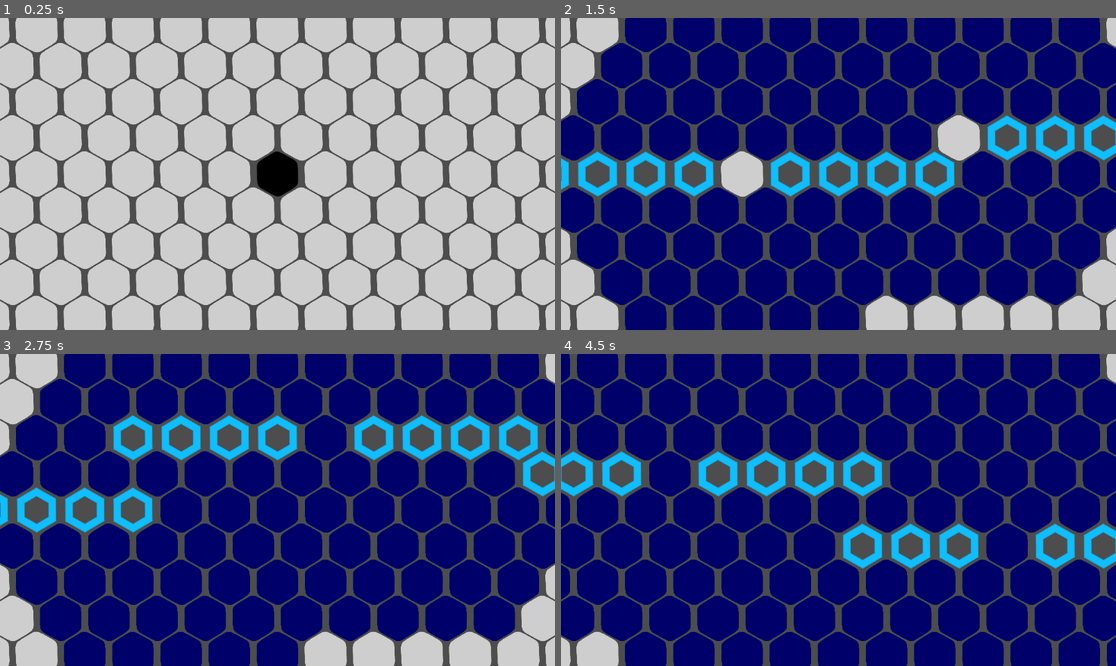
Above: before the commit, frames 1-4 (two rows, left to right).
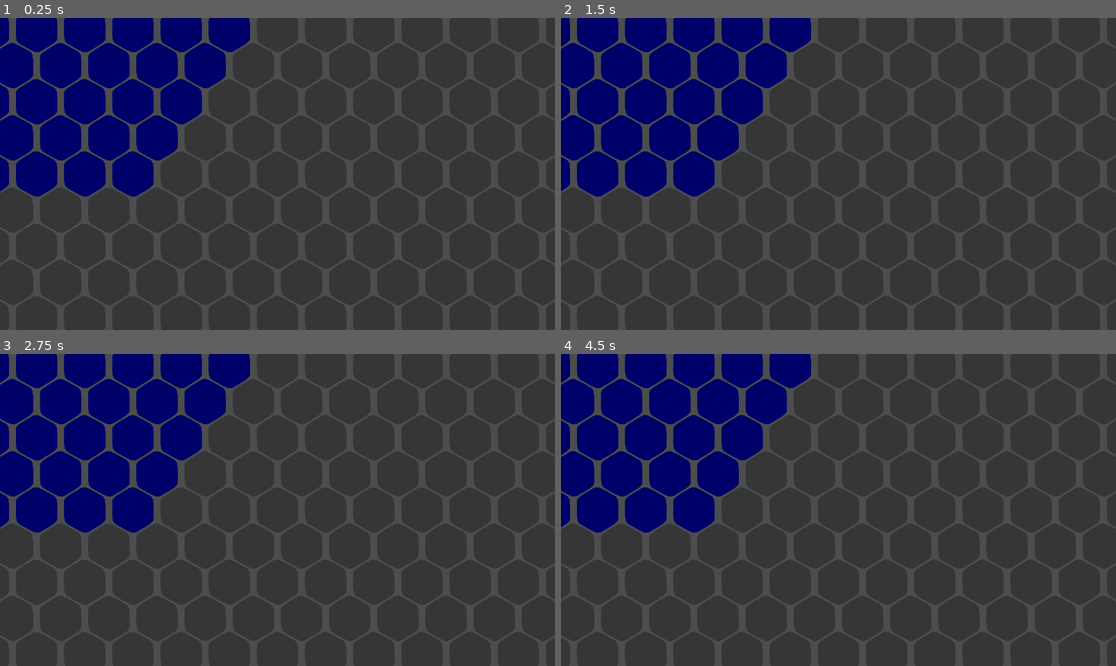
Above: after the commit, the same moments.

Repository: petesamerson/V-s-on
Game: Godot game, scene res://base_scene.tscn
Two runs of this game, one before a commit and one after it. Both use one fixed random seed, a clock stepped at 60 frames per second and the inputs below.
Inputs (mouse positions are in pixels of both pictures, inside the frame that each line leads up to):
- Up to frame 1 (0.25 s): no input
- Up to frame 2 (1.5 s): tap Enter at 0.5 s; move the mouse to (960, 158) at 0.52 s; click (960, 158) at 0.67 s; tap Space at 1.25 s; drag from (727, 189) to (810, 236) at 1.27 s
- Up to frame 3 (2.75 s): tap Enter at 2 s; move the mouse to (333, 441) at 2.02 s; click (333, 441) at 2.17 s
- Up to frame 4 (4.5 s): tap Space at 2.75, 4.25 s; drag from (810, 572) to (672, 463) at 2.77 s; tap Enter at 3.5 s; move the mouse to (1005, 556) at 3.52 s; click (1005, 556) at 3.67 s; drag from (672, 463) to (755, 432) at 4.27 s

The runs differ from the first frame. In frame 1, 87% of the frame differs, in the area x 0-100%, y 0-100%; in frame 2, 70%; in frame 3, 72%; in frame 4, 68%.

Commit message:
Vision range with move basic

Diff:
--- a/base_scene.tscn
+++ b/base_scene.tscn
@@ -82,7 +82,7 @@
 [sub_resource type="RectangleShape2D" id="RectangleShape2D_3lrhi"]
 
 [node name="BaseScene" type="Node2D"]
-metadata/_edit_horizontal_guides_ = [-6.0]
+metadata/_edit_horizontal_guides_ = [-6.0, 36.0, -55.0, -65.0]
 
 [node name="Board" type="TileMapLayer" parent="." node_paths=PackedStringArray("camera")]
 tile_map_data = PackedByteArray("AAAAAAEAAAAAAAAAAAABAAEAAAAAAAAAAAAAAAAAAAAAAAAAAAABAAAAAAAAAAAAAAACAAEAAAAAAAAAAAABAA …(5632 unchanged characters)…
--- a/board.gd
+++ b/board.gd
@@ -2,6 +2,8 @@
 
 
 @export var camera: Camera2D
+
+var Tiles = preload("res://tiles.gd")
 
 var board_center = Vector2i(10, 10)
 var board_size = 10
@@ -12,7 +14,7 @@
 	self.z_index = 0
 	board_tiles = get_hexagon_tiles(board_center, board_size)
 	for c in board_tiles:
-		set_cell(c, 12, Vector2i(0,0))
+		set_cell(c, Tiles.DARK_GREY, Vector2i(0,0))
 	pass # Replace with function body.
 
 # Called every frame. 'delta' is the elapsed time since the previous frame.
@@ -46,7 +48,8 @@
 	ani_offset = 0
 	cur_ani_x += 1
 
-
+func cell_in_board(cell: Vector2i) -> bool:
+	return cell in board_tiles
 
 func _unhandled_input(event: InputEvent) -> void:
 	if event is InputEventMouseButton and event.pressed and event.button_index == MOUSE_BUTTON_LEFT:
@@ -55,6 +58,7 @@
 			camera.get_global_mouse_position() - position
 		)
 		var cell = local_to_map(local)
+		print(["unhandle board", cell])
 
 		# set_cell(
 		# 	cell,
@@ -74,7 +78,7 @@
 		# else:
 		# 	draw_hex_tile_line(cell, Vector2i(cell.x + 5, cell.y), 5)
 		# 	player = 1
-		draw_vision_range(cell,4)
+		# draw_vision_range(cell,4)
 		# draw_hex_tile_line(cell,Vector2i(cell.x + 5, cell.y + 5), 8)
 
 		var tile_pos = map_to_local(Vector2i(3, 4))
@@ -154,8 +158,7 @@
 			Vector2i(0,0)
 		)
 
-
-func draw_line_from_center(center: Vector2i,direction: int, length: int, color: int):
+func get_line_end_from_center(center: Vector2i, direction, length: int):
 	#clockwise
 	var center_even = center.y % 2 == 0
 	match direction:
@@ -164,29 +167,111 @@
 			if(center_even):
 				offset = 1
 			offset = offset + length / 2
-			draw_hex_tile_line(center, Vector2i(center.x + offset, center.y - length), color)
+			return Vector2i(center.x + offset, center.y - length)
 		1:
-			draw_hex_tile_line(center, Vector2i(center.x + length, center.y), color)
+			return Vector2i(center.x + length, center.y)
 		2:
 			var offset = 0
 			if(center_even):
 				offset = 1
 			offset = offset + length / 2
-			draw_hex_tile_line(center, Vector2i(center.x + offset, center.y + length), color)
+			return Vector2i(center.x + offset, center.y + length)
 		3:
 			var offset = 1
 			if(center_even):
 				offset = 0
 			offset = offset + length / 2
-			draw_hex_tile_line(center, Vector2i(center.x - offset, center.y + length), color)
+			return Vector2i(center.x - offset, center.y + length)
 		4:
-			draw_hex_tile_line(center, Vector2i(center.x - length, center.y), color)
+			return Vector2i(center.x - length, center.y)
 		5:
 			var offset = 1
 			if(center_even):
 				offset = 0
 			offset = offset + length / 2
-			draw_hex_tile_line(center, Vector2i(center.x - offset, center.y - length), color)
+			return Vector2i(center.x - offset, center.y - length)
+
+
+func get_line_from_center(center: Vector2i, direction: int, length: int):
+	#clockwise
+	var center_even = center.y % 2 == 0
+	match direction:
+		0:
+			var offset = 0
+			if(center_even):
+				offset = 1
+				if(length % (length/2) == 0):
+					offset = offset - length/5 + 1
+			offset = offset + length / 2
+			print(["offset", offset, center_even])
+			return hex_line(center, Vector2i(center.x + offset, center.y - length))
+		1:
+			return hex_line(center, Vector2i(center.x + length, center.y))
+		2:
+			var offset = 0
+			if(center_even):
+				offset = 1
+				if(length % (length/2) == 0):
+					offset = offset - length/5 + 1
+			offset = offset + length / 2
+			return hex_line(center, Vector2i(center.x + offset, center.y + length))
+		3:
+			var offset = 1
+			if(center_even):
+				offset = 0
+			else:
+				if(length % (length/2) == 0):
+					offset = offset - length/5 + 1
+			offset = offset + length / 2
+			return hex_line(center, Vector2i(center.x - offset, center.y + length))
+		4:
+			return hex_line(center, Vector2i(center.x - length, center.y))
+		5:
+			var offset = 1
+			if(center_even):
+				offset = 0
+			else:
+				if(length % (length/2) == 0):
+					offset = offset - length/5 + 1
+			offset = offset + length / 2
+			return hex_line(center, Vector2i(center.x - offset, center.y - length))
+
+
+func draw_line_from_center(center: Vector2i,direction: int, length: int, color: int):
+	var cells = get_line_from_center(center, direction, length)
+	for cell in cells:
+		set_cell(cell, color, Vector2i(0,0))
+	#clockwise
+	# var center_even = center.y % 2 == 0
+	# match direction:
+	# 	0:
+	# 		var offset = 0
+	# 		if(center_even):
+	# 			offset = 1
+	# 		offset = offset + length / 2
+	# 		draw_hex_tile_line(center, Vector2i(center.x + offset, center.y - length), color)
+	# 	1:
+	# 		draw_hex_tile_line(center, Vector2i(center.x + length, center.y), color)
+	# 	2:
+	# 		var offset = 0
+	# 		if(center_even):
+	# 			offset = 1
+	# 		offset = offset + length / 2
+	# 		draw_hex_tile_line(center, Vector2i(center.x + offset, center.y + length), color)
+	# 	3:
+	# 		var offset = 1
+	# 		if(center_even):
+	# 			offset = 0
+	# 		offset = offset + length / 2
+	# 		draw_hex_tile_line(center, Vector2i(center.x - offset, center.y + length), color)
+	# 	4:
+	# 		draw_hex_tile_line(center, Vector2i(center.x - length, center.y), color)
+	# 	5:
+	# 		var offset = 1
+	# 		if(center_even):
+	# 			offset = 0
+	# 		offset = offset + length / 2
+	# 		draw_hex_tile_line(center, Vector2i(center.x - offset, center.y - length), color)
 
 
 
@@ -234,8 +319,8 @@
 		if (center.y + i) % 2 == 1:
 			offset_neg += 1
 
-func draw_vision_range(center: Vector2i, vision_range: int):
-	var hex_color_id = 7
+func draw_vision_range(center: Vector2i, vision_range: int, color: int):
+	var hex_color_id = color
 	var offset_pos = 0
 	if (center.y) % 2 == 0:
 		offset_pos = 1
@@ -296,8 +381,8 @@
 		# 	temp_color
 		# )
 
-		set_cell(Vector2i(center.x + i, center.y), 3, Vector2i(0,0))
-		set_cell(Vector2i(center.x - i, center.y), 3, Vector2i(0,0))
+		set_cell(Vector2i(center.x + i, center.y), hex_color_id, Vector2i(0,0))
+		set_cell(Vector2i(center.x - i, center.y), hex_color_id, Vector2i(0,0))
 
 		# if(i == vision_range):
 		# 	# center.y + i
@@ -385,6 +470,7 @@
 		if (center.y + i) % 2 == 1:
 			offset_neg += 1
 
+	hexagon_tiles.append(center)
 	return hexagon_tiles
 
 
--- a/piece.gd
+++ b/piece.gd
@@ -2,6 +2,9 @@
 
 
 @export var board: TileMapLayer
+
+var Tiles = preload("res://tiles.gd")
+
 
 # Called when the node enters the scene tree for the first time.
 func _ready() -> void:
@@ -12,19 +15,79 @@
 
 # Called every frame. 'delta' is the elapsed time since the previous frame.
 func _process(delta: float) -> void:
+	if(!vision_drawn):
+		draw_vision()
+		vision_drawn = true
 	pass
 
 
+var cur_moves : Array[Vector2i] = []
+var selected = false
+
+var cur_vision: Array[Vector2i] = []
+var vision_drawn = false
+
+func draw_vision():
+	var cur_pos = board.local_to_map(position)
+	var raw_vision = board.get_hexagon_tiles(cur_pos, 5)
+	var new_vision: Array[Vector2i] = []
+
+	for cell in raw_vision:
+		if(board.cell_in_board(cell)):
+			new_vision.append(cell)
+
+	for cell in cur_vision:
+		board.set_cell(cell,Tiles.LIGHT_GREY, Vector2i(0,0))
+
+	cur_vision = new_vision
+	for cell in cur_vision:
+		board.set_cell(cell,Tiles.DARK_BLUE, Vector2i(0,0))
+
+
 func _on_area_2d_input_event(viewport, event, shape_idx):
-	if event is InputEventMouseButton and event.pressed:
+	if event is InputEventMouseButton and event.pressed and event.button_index == MOUSE_BUTTON_LEFT:
 		var cell = board.local_to_map(position)  # current tile cell
 		print("Current cell:", cell)
-		var new_cell = cell + Vector2i(1, 0)
-		position = board.map_to_local(new_cell)
+		if(selected):
+			cur_moves = []
+			selected = false
+		else:
+			cur_moves = []
+			for i in range(6):
+				var raw_moves = board.get_line_from_center(cell, i, 10)
+				for move in raw_moves:
+					if(board.cell_in_board(move)):
+						cur_moves.append(move)
+			for potential_move in cur_moves:
+				board.set_cell(potential_move, 11, Vector2i(0,0))
+			selected = true
 
-		# board.set_cell(cell, 0, Vector2i(0, 0))
+func _input(event):
+	if(selected):
+		handle_move_input_event(event)
 
-		# board.draw_vision_range(
-		# 	new_cell,
-		# 	3
-		# )
+func handle_move_input_event(event):
+	if event is InputEventMouseButton and event.pressed and event.button_index == MOUSE_BUTTON_LEFT:
+		var global_mouse = board.camera.get_global_mouse_position()
+		var local_mouse = board.to_local(global_mouse)
+		var cell = board.local_to_map(local_mouse)
+		# board.draw_line_from_center(cell, 0,10, 3)
+
+		print(["handle move"], cell, cur_moves)
+		if cell in cur_moves:
+			position = board.map_to_local(cell)
+			for old_move in cur_moves:
+				board.set_cell(old_move, Tiles.DARK_GREY, Vector2i(0,0))
+			cur_moves = []
+		else:
+			for old_move in cur_moves:
+				board.set_cell(old_move, Tiles.DARK_GREY, Vector2i(0,0))
+			cur_moves = []
+
+		vision_drawn = false
+
+		# #debug
+		# print("Lines Arrive")
+		# for i in range(0,6):
+		# 	print(["line", i, 8 + i, "center", cell])
+		# 	board.draw_line_from_center(cell, i, 13, 9)
--- /dev/null
+++ b/tiles.gd
@@ -0,0 +1,12 @@
+#COLORS
+const BLACK = 0
+const DARK_BLUE = 7
+const LIGHT_BLUE = 11
+const DARK_GREY = 8
+const LIGHT_GREY = 12
+const DARK_RED = 9
+
+
+const HEX_LIGHT_BLUE = 3
+const HEX_STAR = 4
+const PIECE_MOCK = 5
Not shown, added: tiles.gd.uid
